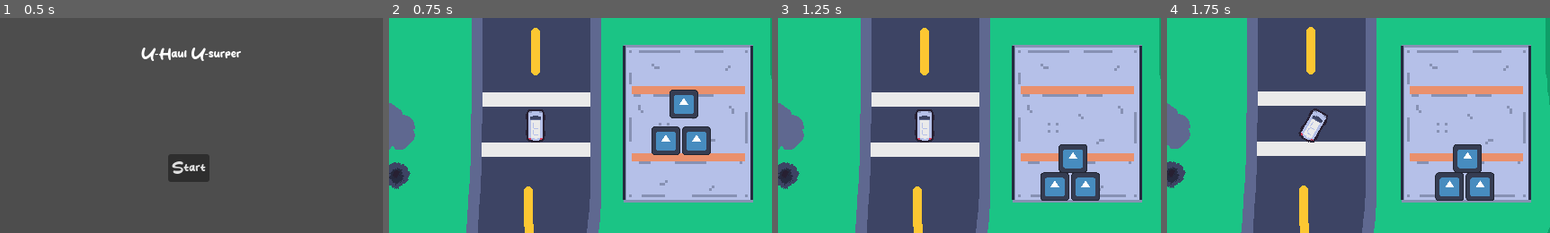
Above: before the commit, frames 1-4 (left to right).
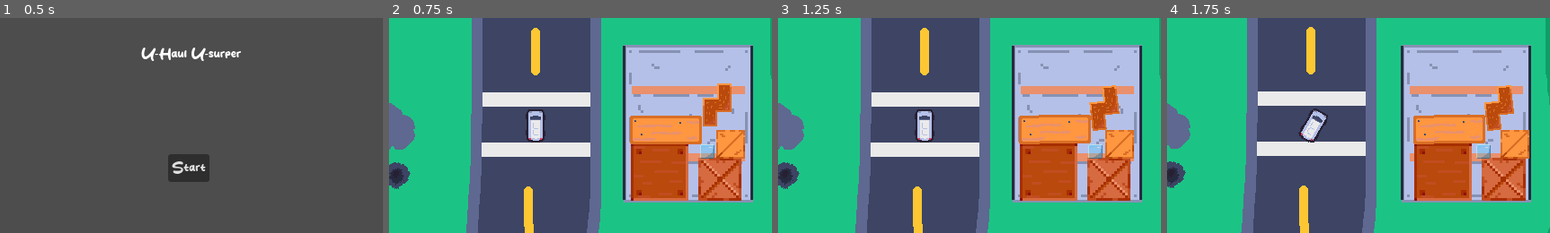
Above: after the commit, the same moments.

Repository: grace125/u-haul_u-surper
Game: Godot game, scene res://src/main_menu/main_menu.tscn
Same seed, same stepped clock (60 frames per second), same inputs: the game is played once before the commit and once after it. The engine's default icon, where the game draws it, is replaced by a stand-in: a white triangle on a blue panel in a dark square.
Inputs:
- Up to frame 1 (0.5 s): no input
- Up to frame 2 (0.75 s): click "Start" at 0.5 s
- Up to frame 3 (1.25 s): no input
- Up to frame 4 (1.75 s): hold Right (Right) from 1.28 s (still down)

Frame 1 is identical in both runs. In frame 2, 12% of the frame differs, in the area x 62-93%, y 30-85%; in frame 3, 12%; in frame 4, 12%.

Commit message:
added various cargo to container scene

Diff:
--- a/src/Container/Container.tscn
+++ b/src/Container/Container.tscn
@@ -1,19 +1,38 @@
-[gd_scene load_steps=9 format=3 uid="uid://c3qu55nqmgv7b"]
-
-[ext_resource type="Texture2D" uid="uid://csshft7po20up" path="res://icon.svg" id="1_8xrt0"]
+[gd_scene load_steps=19 format=3 uid="uid://c3qu55nqmgv7b"]
+
 [ext_resource type="Texture2D" uid="uid://cfscbgduf437v" path="res://assets/container/container_inside.png" id="1_n1xci"]
 [ext_resource type="Script" path="res://src/Container/Container.gd" id="1_xdo72"]
 [ext_resource type="Script" path="res://src/Container/forces.gd" id="2_xp8sk"]
 [ext_resource type="Texture2D" uid="uid://xqaegyt2kb4a" path="res://assets/container/container_door.png" id="4_ya288"]
+[ext_resource type="Texture2D" uid="uid://bjhpmlixyw25p" path="res://assets/container/cargo/box1.png" id="5_pbvly"]
+[ext_resource type="Texture2D" uid="uid://dmc3yjb8278w2" path="res://assets/container/cargo/box2.png" id="6_himyw"]
+[ext_resource type="Texture2D" uid="uid://bwd0n4x8qxrbi" path="res://assets/container/cargo/box3.png" id="7_0tlf8"]
+[ext_resource type="Texture2D" uid="uid://cnfp6y74pev0j" path="res://assets/container/cargo/ice_block.png" id="7_22jeu"]
+[ext_resource type="Texture2D" uid="uid://5jv5fcl5ogb6" path="res://assets/container/cargo/plank.png" id="8_eeey1"]
+[ext_resource type="Texture2D" uid="uid://dxsuf13502bub" path="res://assets/container/cargo/weird_box.png" id="8_sseas"]
 
 [sub_resource type="RectangleShape2D" id="RectangleShape2D_67bps"]
 size = Vector2(2, 175.755)
 
-[sub_resource type="PhysicsMaterial" id="PhysicsMaterial_4lswb"]
-friction = 0.1
+[sub_resource type="PhysicsMaterial" id="PhysicsMaterial_c5j5x"]
+friction = 0.75
 
 [sub_resource type="RectangleShape2D" id="RectangleShape2D_cmuns"]
 size = Vector2(32, 32)
+
+[sub_resource type="PhysicsMaterial" id="PhysicsMaterial_osb72"]
+friction = 0.8
+
+[sub_resource type="PhysicsMaterial" id="PhysicsMaterial_m5j7u"]
+friction = 0.0
+
+[sub_resource type="PhysicsMaterial" id="PhysicsMaterial_fpqsp"]
+
+[sub_resource type="PhysicsMaterial" id="PhysicsMaterial_6ud1b"]
+
+[sub_resource type="PhysicsMaterial" id="PhysicsMaterial_rf8pe"]
+friction = 0.9
+bounce = 0.75
 
 [node name="Container" type="Node2D"]
 position = Vector2(136, 30)
@@ -36,6 +55,7 @@
 scale = Vector2(0.7, 0.7)
 node_a = NodePath("../ceiling")
 node_b = NodePath("../Door2")
+metadata/_edit_lock_ = true
 
 [node name="floor" type="StaticBody2D" parent="."]
 collision_layer = 4
@@ -143,56 +163,123 @@
 [node name="Box" type="RigidBody2D" parent="."]
 collision_layer = 4
 collision_mask = 4
+mass = 10.0
+physics_material_override = SubResource("PhysicsMaterial_c5j5x")
+can_sleep = false
+metadata/_edit_lock_ = true
+
+[node name="CollisionShape2D" type="CollisionShape2D" parent="Box"]
+position = Vector2(40, 139)
+scale = Vector2(2, 2)
+shape = SubResource("RectangleShape2D_cmuns")
+debug_color = Color(0, 0.6, 0.701961, 0.419608)
+
+[node name="Sprite2D" type="Sprite2D" parent="Box/CollisionShape2D"]
+position = Vector2(9.53674e-07, -1.90735e-06)
+scale = Vector2(0.5, 0.5)
+texture = ExtResource("5_pbvly")
+metadata/_edit_lock_ = true
+
+[node name="Box2" type="RigidBody2D" parent="."]
+collision_layer = 4
+collision_mask = 4
+mass = 5.0
+physics_material_override = SubResource("PhysicsMaterial_osb72")
+can_sleep = false
+metadata/_edit_lock_ = true
+
+[node name="CollisionShape2D" type="CollisionShape2D" parent="Box2"]
+position = Vector2(107, 145)
+scale = Vector2(1.5, 1.5)
+shape = SubResource("RectangleShape2D_cmuns")
+debug_color = Color(0, 0.6, 0.701961, 0.419608)
+
+[node name="Sprite2D" type="Sprite2D" parent="Box2/CollisionShape2D"]
+position = Vector2(9.53674e-07, -1.90735e-06)
+scale = Vector2(0.67, 0.67)
+texture = ExtResource("6_himyw")
+metadata/_edit_lock_ = true
+
+[node name="Box6" type="RigidBody2D" parent="."]
+collision_layer = 4
+collision_mask = 4
+mass = 5.0
+physics_material_override = SubResource("PhysicsMaterial_m5j7u")
+can_sleep = false
+
+[node name="CollisionShape2D" type="CollisionShape2D" parent="Box6"]
+position = Vector2(93, 111)
+scale = Vector2(0.5, 0.5)
+shape = SubResource("RectangleShape2D_cmuns")
+debug_color = Color(0, 0.6, 0.701961, 0.419608)
+
+[node name="Sprite2D" type="Sprite2D" parent="Box6/CollisionShape2D"]
+position = Vector2(9.53674e-07, -1.90735e-06)
+scale = Vector2(2, 2)
+texture = ExtResource("7_22jeu")
+metadata/_edit_lock_ = true
+
+[node name="Box3" type="RigidBody2D" parent="."]
+collision_layer = 4
+collision_mask = 4
+mass = 2.5
+physics_material_override = SubResource("PhysicsMaterial_fpqsp")
+can_sleep = false
+metadata/_edit_lock_ = true
+
+[node name="CollisionShape2D" type="CollisionShape2D" parent="Box3"]
+position = Vector2(119, 101)
+shape = SubResource("RectangleShape2D_cmuns")
+debug_color = Color(0, 0.6, 0.701961, 0.419608)
+
+[node name="Sprite2D" type="Sprite2D" parent="Box3/CollisionShape2D"]
+position = Vector2(9.53674e-07, -1.90735e-06)
+texture = ExtResource("7_0tlf8")
+metadata/_edit_lock_ = true
+
+[node name="Box5" type="RigidBody2D" parent="."]
+collision_layer = 4
+collision_mask = 4
 mass = 0.5
-physics_material_override = SubResource("PhysicsMaterial_4lswb")
-can_sleep = false
-metadata/_edit_lock_ = true
-
-[node name="CollisionShape2D" type="CollisionShape2D" parent="Box"]
-position = Vector2(47, 95)
-shape = SubResource("RectangleShape2D_cmuns")
-debug_color = Color(0, 0.6, 0.701961, 0.419608)
-
-[node name="Sprite2D" type="Sprite2D" parent="Box/CollisionShape2D"]
-position = Vector2(9.53674e-07, -1.90735e-06)
-scale = Vector2(0.25, 0.25)
-texture = ExtResource("1_8xrt0")
-metadata/_edit_lock_ = true
-
-[node name="Box2" type="RigidBody2D" parent="."]
-collision_layer = 4
-collision_mask = 4
-mass = 0.5
-physics_material_override = SubResource("PhysicsMaterial_4lswb")
-can_sleep = false
-metadata/_edit_lock_ = true
-
-[node name="CollisionShape2D" type="CollisionShape2D" parent="Box2"]
-position = Vector2(67, 54)
-shape = SubResource("RectangleShape2D_cmuns")
-debug_color = Color(0, 0.6, 0.701961, 0.419608)
-
-[node name="Sprite2D" type="Sprite2D" parent="Box2/CollisionShape2D"]
-position = Vector2(9.53674e-07, -1.90735e-06)
-scale = Vector2(0.25, 0.25)
-texture = ExtResource("1_8xrt0")
-metadata/_edit_lock_ = true
-
-[node name="Box3" type="RigidBody2D" parent="."]
-collision_layer = 4
-collision_mask = 4
-mass = 0.5
-physics_material_override = SubResource("PhysicsMaterial_4lswb")
-can_sleep = false
-metadata/_edit_lock_ = true
-
-[node name="CollisionShape2D" type="CollisionShape2D" parent="Box3"]
-position = Vector2(81, 95)
-shape = SubResource("RectangleShape2D_cmuns")
-debug_color = Color(0, 0.6, 0.701961, 0.419608)
-
-[node name="Sprite2D" type="Sprite2D" parent="Box3/CollisionShape2D"]
-position = Vector2(9.53674e-07, -1.90735e-06)
-scale = Vector2(0.25, 0.25)
-texture = ExtResource("1_8xrt0")
-metadata/_edit_lock_ = true
+physics_material_override = SubResource("PhysicsMaterial_6ud1b")
+can_sleep = false
+metadata/_edit_lock_ = true
+
+[node name="CollisionShape2D" type="CollisionShape2D" parent="Box5"]
+position = Vector2(47, 88)
+scale = Vector2(2.5, 1)
+shape = SubResource("RectangleShape2D_cmuns")
+debug_color = Color(0, 0.6, 0.701961, 0.419608)
+
+[node name="Sprite2D" type="Sprite2D" parent="Box5/CollisionShape2D"]
+position = Vector2(9.53674e-07, -1.90735e-06)
+scale = Vector2(0.4, 1)
+texture = ExtResource("8_eeey1")
+metadata/_edit_lock_ = true
+
+[node name="Box4" type="RigidBody2D" parent="."]
+position = Vector2(72, 7)
+collision_layer = 4
+collision_mask = 4
+mass = 1.5
+physics_material_override = SubResource("PhysicsMaterial_rf8pe")
+can_sleep = false
+
+[node name="Sprite2D" type="Sprite2D" parent="Box4"]
+position = Vector2(32, 48)
+texture = ExtResource("8_sseas")
+metadata/_edit_lock_ = true
+
+[node name="CollisionShape2D" type="CollisionShape2D" parent="Box4"]
+position = Vector2(24, 56)
+scale = Vector2(0.5, 1)
+shape = SubResource("RectangleShape2D_cmuns")
+debug_color = Color(0, 0.6, 0.701961, 0.419608)
+metadata/_edit_lock_ = true
+
+[node name="CollisionShape2D2" type="CollisionShape2D" parent="Box4"]
+position = Vector2(40, 40)
+scale = Vector2(0.5, 1)
+shape = SubResource("RectangleShape2D_cmuns")
+debug_color = Color(0, 0.6, 0.701961, 0.419608)
+metadata/_edit_lock_ = true
